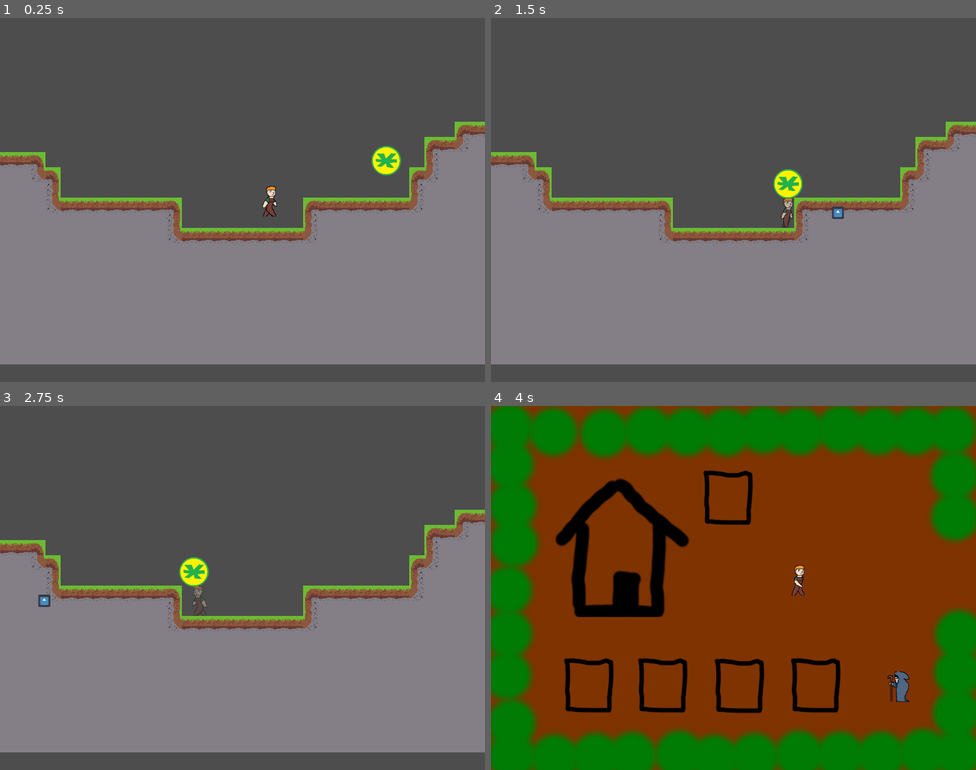
Above: before the commit, frames 1-4 (two rows, left to right).
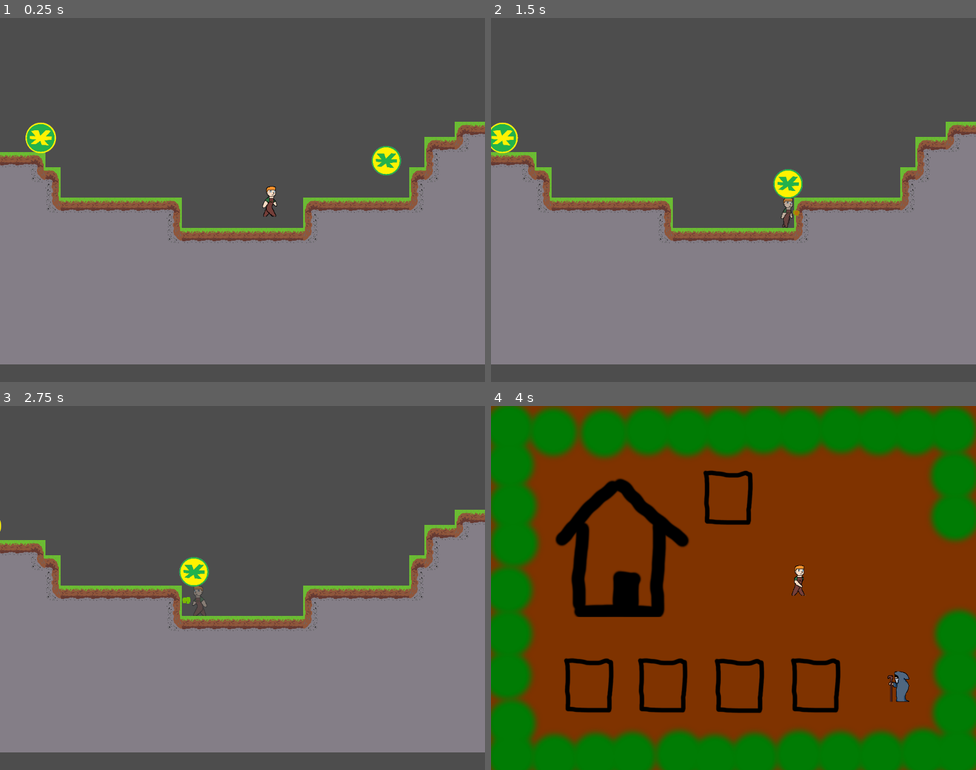
Above: after the commit, the same moments.

Repository: zac112/HeroFarmer
Game: Godot game, scene res://Assets/Platform/level_test.tscn
Two runs of this game, one before a commit and one after it. Both use one fixed random seed, a clock stepped at 60 frames per second and the inputs below. This scene is started directly instead of the project's main scene. The engine's default icon, where the game draws it, is replaced by a stand-in: a white triangle on a blue panel in a dark square.
Inputs:
- Up to frame 1 (0.25 s): no input
- Up to frame 2 (1.5 s): hold Space (Farm_action) 0.53-1.28 s; hold D (Farm_right) from 0.53 s (still down); tap W (Farm_up) at 0.77 s; tap Space (Farm_action) at 1.35 s
- Up to frame 3 (2.75 s): tap W (Farm_up) at 1.52 s; release D (Farm_right) at 2.03 s; hold A (Farm_left) from 2.03 s (still down); hold Space (Farm_action) from 2.03 s (still down)
- Up to frame 4 (4 s): release A (Farm_left) at 2.78 s; release Space (Farm_action) at 2.78 s; hold D (Farm_right) from 2.78 s (still down); tap Space (Farm_action) at 2.85, 3.5 s; tap W (Farm_up) at 3.02, 3.77 s; hold Space (Farm_action) from 3.53 s (still down)

The runs differ from the first frame. In frame 1, 0.4% of the frame differs, in the area x 5-12%, y 28-38%; in frame 2, 0.5%, in the area x 0-73%, y 28-56%; in frame 3, 0.1%; in frame 4, nothing differs.
Error before the commit: Cannot call method 'instantiate' on a null value. (res://Assets/Player/Platform/player_platform.gd:193)

Commit message:
Added Enemy_ranged

Diff:
--- /dev/null
+++ b/Assets/Enemies/Enemy_ranged.gd
@@ -0,0 +1,109 @@
+extends CharacterBody2D
+
+const OOF = preload("res://Assets/Audio/01._damage_grunt_male.wav")
+
+const SPEED = 250
+const GRAVITY = 500
+var direction = 1
+
+@export var moving = true
+@export var shooting = false
+var player = null
+var colliding = false
+var can_shoot = true
+
+var health = 50
+
+@onready var ray_cast_left = $RayCastLeft
+@onready var ray_cast_right = $RayCastRight
+@onready var ray_cast_down_left = $RayCastDownLeft
+@onready var ray_cast_down_right = $RayCastDownRight
+
+# Shooting
+@onready var muzzle = $Marker2D
+@onready var particle = preload("res://Assets/Enemies/particle_enemy.tscn")
+var par
+var muzzle_position
+
+func _ready():
+	muzzle_position = muzzle.position
+
+func _physics_process(delta):
+	if shooting and can_shoot:
+		can_shoot = false
+		$ParticleCooldown.start()
+
+		enemy_muzzle_position()
+		enemy_shooting(player)
+
+	if moving and is_on_floor():
+		if ray_cast_left.is_colliding() or not ray_cast_down_left.is_colliding():
+			direction = 1
+		if ray_cast_right.is_colliding() or not ray_cast_down_right.is_colliding():
+			direction = -1
+
+		velocity.x = direction * SPEED
+
+	velocity.y = GRAVITY
+
+	move_and_slide()
+
+	# Does damage if collides with player
+	if colliding:
+		player.take_damage()
+
+
+func _on_player_detection_body_entered(body):
+	if body.name == "player_platform":
+		player = body
+		shooting = true
+
+		velocity.x = 0
+		moving = false
+
+
+func _on_player_detection_body_exited(body):
+	if body.name == "player_platform":
+		shooting = false
+
+		moving = true
+
+func _on_player_collision_body_entered(body):
+	if body.has_method("take_damage"):
+		SfxHandler.play(OOF, get_tree().current_scene)
+		body.take_damage()
+
+
+		colliding = true
+
+
+func _on_player_collision_body_exited(body):
+	if body.has_method("take_damage"):
+		colliding = false
+
+
+func hit(damage:int):
+	health -= damage
+	if health <= 0:
+		queue_free()
+
+func enemy_shooting(player):
+	if player.position.x - position.x > 0:
+		direction = 1
+	elif player.position.x - position.x < 0:
+		direction = -1
+
+	par = particle.instantiate()
+	par.direction = direction
+	par.global_position = muzzle.global_position
+	get_parent().add_child(par)
+
+func enemy_muzzle_position():
+	if direction > 0:
+		muzzle.position.x = muzzle_position.x
+	elif direction < 0:
+		muzzle.position.x = -muzzle_position.x
+
+
+func _on_particle_cooldown_timeout():
+	can_shoot = true
--- /dev/null
+++ b/Assets/Enemies/Enemy_ranged.tscn
@@ -0,0 +1,62 @@
+[gd_scene load_steps=6 format=3 uid="uid://dfocn8dg2df5y"]
+
+[ext_resource type="Script" path="res://Assets/Enemies/Enemy_ranged.gd" id="1_76qk3"]
+[ext_resource type="Texture2D" uid="uid://dp4pks7x2njtj" path="res://Assets/Enemies/Asteriski_merkki_2.png" id="2_6ab8f"]
+
+[sub_resource type="CircleShape2D" id="CircleShape2D_m3e88"]
+radius = 60.0
+
+[sub_resource type="CircleShape2D" id="CircleShape2D_eury0"]
+radius = 536.239
+
+[sub_resource type="CircleShape2D" id="CircleShape2D_nucr3"]
+radius = 62.0322
+
+[node name="Enemy_ranged" type="CharacterBody2D"]
+scale = Vector2(0.5, 0.5)
+collision_layer = 2
+collision_mask = 2
+script = ExtResource("1_76qk3")
+
+[node name="AsteriskiMerkki1" type="Sprite2D" parent="."]
+scale = Vector2(0.25, 0.25)
+texture = ExtResource("2_6ab8f")
+
+[node name="Hitbox" type="CollisionShape2D" parent="."]
+shape = SubResource("CircleShape2D_m3e88")
+
+[node name="PlayerDetection" type="Area2D" parent="."]
+
+[node name="CollisionShape2D" type="CollisionShape2D" parent="PlayerDetection"]
+shape = SubResource("CircleShape2D_eury0")
+
+[node name="RayCastLeft" type="RayCast2D" parent="."]
+target_position = Vector2(-67, 0)
+
+[node name="RayCastRight" type="RayCast2D" parent="."]
+target_position = Vector2(66, 0)
+
+[node name="RayCastDownLeft" type="RayCast2D" parent="."]
+position = Vector2(-16, 1)
+target_position = Vector2(0, 76)
+
+[node name="RayCastDownRight" type="RayCast2D" parent="."]
+position = Vector2(18, 0)
+target_position = Vector2(0, 76)
+
+[node name="PlayerCollision" type="Area2D" parent="."]
+
+[node name="CollisionShape2D" type="CollisionShape2D" parent="PlayerCollision"]
+shape = SubResource("CircleShape2D_nucr3")
+
+[node name="Marker2D" type="Marker2D" parent="."]
+position = Vector2(70, 0)
+
+[node name="ParticleCooldown" type="Timer" parent="."]
+wait_time = 1.5
+
+[connection signal="body_entered" from="PlayerDetection" to="." method="_on_player_detection_body_entered"]
+[connection signal="body_exited" from="PlayerDetection" to="." method="_on_player_detection_body_exited"]
+[connection signal="body_entered" from="PlayerCollision" to="." method="_on_player_collision_body_entered"]
+[connection signal="body_exited" from="PlayerCollision" to="." method="_on_player_collision_body_exited"]
+[connection signal="timeout" from="ParticleCooldown" to="." method="_on_particle_cooldown_timeout"]
--- /dev/null
+++ b/Assets/Enemies/bullet_particle_enemy.tscn
@@ -0,0 +1,18 @@
+[gd_scene load_steps=2 format=3 uid="uid://beo3uxyoem4jd"]
+
+[sub_resource type="Gradient" id="Gradient_tcole"]
+colors = PackedColorArray(0.731354, 0.453183, 0.0419308, 1, 0.36529, 0.84913, 7.70092e-07, 1)
+
+[node name="BulletParticle" type="CPUParticles2D"]
+emitting = false
+amount = 40
+lifetime = 0.25
+one_shot = true
+direction = Vector2(0, 0)
+spread = 180.0
+gravity = Vector2(0, 0)
+initial_velocity_min = 20.0
+initial_velocity_max = 25.0
+scale_amount_min = 5.0
+scale_amount_max = 8.0
+color_ramp = SubResource("Gradient_tcole")
--- /dev/null
+++ b/Assets/Enemies/particle_enemy.gd
@@ -0,0 +1,24 @@
+extends Node2D
+
+const BULLET = preload("res://Assets/Audio/Rifleprimary2.ogg")
+
+var speed = 750
+var direction = 1
+var damage = 10
+
+@export var bullet_particle_enemy : PackedScene
+
+func _physics_process(delta):
+	move_local_x(direction * speed * delta)
+
+func _on_body_entered(body):
+	var particle = bullet_particle_enemy.instantiate()
+	particle.emitting = true
+	particle.position = position
+	get_parent().add_child(particle)
+	if body.has_method("take_damage"):
+		body.take_damage()
+	queue_free()
+
+func _ready():
+	SfxHandler.play(BULLET, get_tree().current_scene)
--- /dev/null
+++ b/Assets/Enemies/particle_enemy.tscn
@@ -0,0 +1,21 @@
+[gd_scene load_steps=5 format=3 uid="uid://cilofslgoqpt"]
+
+[ext_resource type="Script" path="res://Assets/Enemies/particle_enemy.gd" id="1_ocfnk"]
+[ext_resource type="PackedScene" uid="uid://beo3uxyoem4jd" path="res://Assets/Enemies/bullet_particle_enemy.tscn" id="2_3svx0"]
+[ext_resource type="Texture2D" uid="uid://f4b15sx5gvgn" path="res://Assets/Enemies/Digit_merkki_1.png" id="3_eqc2e"]
+
+[sub_resource type="RectangleShape2D" id="RectangleShape2D_ix2kt"]
+size = Vector2(26, 26)
+
+[node name="Particle_enemy" type="Area2D"]
+script = ExtResource("1_ocfnk")
+bullet_particle_enemy = ExtResource("2_3svx0")
+
+[node name="Sprite2D" type="Sprite2D" parent="."]
+scale = Vector2(0.052, 0.052)
+texture = ExtResource("3_eqc2e")
+
+[node name="CollisionShape2D" type="CollisionShape2D" parent="."]
+shape = SubResource("RectangleShape2D_ix2kt")
+
+[connection signal="body_entered" from="." to="." method="_on_body_entered"]
--- a/Assets/Platform/level_test.tscn
+++ b/Assets/Platform/level_test.tscn
@@ -1,9 +1,10 @@
-[gd_scene load_steps=9 format=3 uid="uid://bgglhhfpv14v2"]
+[gd_scene load_steps=10 format=3 uid="uid://bgglhhfpv14v2"]
 
 [ext_resource type="PackedScene" uid="uid://dosibav3620rd" path="res://Assets/Player/Platform/player_platform.tscn" id="1_n5est"]
 [ext_resource type="Texture2D" uid="uid://b4jeb2tqjs18c" path="res://icon.svg" id="2_scurm"]
 [ext_resource type="Texture2D" uid="uid://cirdan2p8mim" path="res://Assets/Platform/BASICTILESET1.png" id="3_4alr1"]
 [ext_resource type="PackedScene" uid="uid://dgc3dnychgmd4" path="res://Assets/Enemies/Enemy_melee.tscn" id="4_rp443"]
+[ext_resource type="PackedScene" uid="uid://dfocn8dg2df5y" path="res://Assets/Enemies/Enemy_ranged.tscn" id="5_lk500"]
 
 [sub_resource type="PhysicsMaterial" id="PhysicsMaterial_1mqbb"]
 
@@ -278,15 +279,13 @@
 
 [sub_resource type="TileSet" id="TileSet_xvohk"]
 tile_size = Vector2i(32, 32)
-physics_layer_0/collision_layer = 1
+physics_layer_0/collision_layer = 3
 physics_layer_0/collision_mask = 3
 physics_layer_0/physics_material = SubResource("PhysicsMaterial_1mqbb")
 sources/0 = SubResource("TileSetAtlasSource_mysnq")
 sources/1 = SubResource("TileSetAtlasSource_sttr8")
 
 [node name="Level1" type="Node2D"]
-
-[node name="StaticBody2D" type="StaticBody2D" parent="."]
 
 [node name="player_platform" parent="." instance=ExtResource("1_n5est")]
 position = Vector2(-16, -30)
@@ -302,3 +301,6 @@
 
 [node name="Enemy_melee_walking" parent="." instance=ExtResource("4_rp443")]
 position = Vector2(310, -219)
+
+[node name="Enemy_ranged" parent="." instance=ExtResource("5_lk500")]
+position = Vector2(-457, -184)
--- a/Assets/Player/Platform/player_platform.tscn
+++ b/Assets/Player/Platform/player_platform.tscn
@@ -1,8 +1,9 @@
-[gd_scene load_steps=11 format=3 uid="uid://dosibav3620rd"]
+[gd_scene load_steps=12 format=3 uid="uid://dosibav3620rd"]
 
 [ext_resource type="Script" path="res://Assets/Player/Platform/player_platform.gd" id="1_uttb6"]
 [ext_resource type="Texture2D" uid="uid://b7hex7r7x46h6" path="res://Assets/Player/Platform/peli.png" id="2_86gsd"]
 [ext_resource type="PackedScene" path="res://Assets/Player/Platform/player_death_particles.tscn" id="2_smvec"]
+[ext_resource type="PackedScene" path="res://Assets/Player/Platform/death_popup.tscn" id="3_15alw"]
 
 [sub_resource type="AtlasTexture" id="AtlasTexture_rtt0y"]
 atlas = ExtResource("2_86gsd")
@@ -63,6 +64,7 @@
 [node name="player_platform" type="CharacterBody2D"]
 script = ExtResource("1_uttb6")
 death_particles = ExtResource("2_smvec")
+death_popup = ExtResource("3_15alw")
 
 [node name="AnimatedSprite2D" type="AnimatedSprite2D" parent="."]
 sprite_frames = SubResource("SpriteFrames_82py8")
Binary file added: Assets/Enemies/Asteriski_merkki_2.png
Not shown, added: Assets/Enemies/Asteriski_merkki_2.png.import
Binary file added: Assets/Enemies/Digit_merkki_1.png
Not shown, added: Assets/Enemies/Digit_merkki_1.png.import
Binary file added: Assets/Enemies/Digit_merkki_2.png
Not shown, added: Assets/Enemies/Digit_merkki_2.png.import
